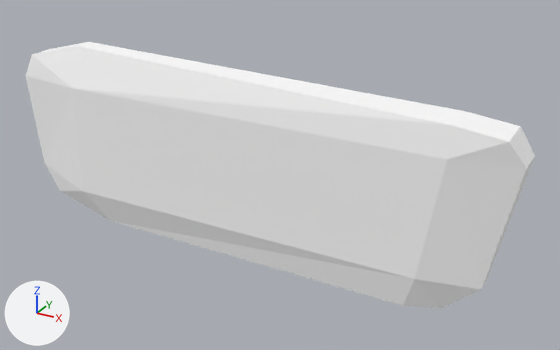
Two versions of the glTF model 042620textBubbles_ant01.gltf, one commit apart.
Rendered twice from a 50 mm camera at (3.08, -5.07, 2.68) aimed at (0.23, 0.11, 0.09). Lighting does not change. The marker at lower left points along +X, +Y and +Z.

In view in the first picture: 'ant01'.
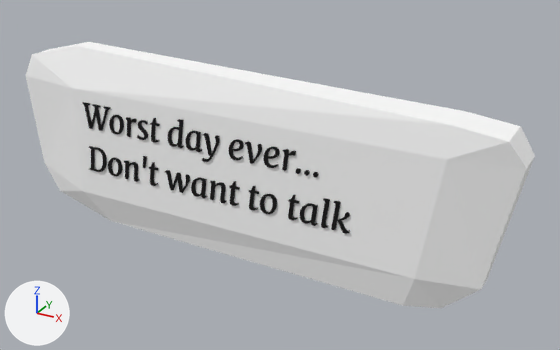
Patch to the scene script:
```diff
--- a/042620textBubbles_ant01.gltf.py
+++ b/042620textBubbles_ant01.gltf.py
@@ mat_material_002 @@
+mat_material_002 = principled_material('Material.002')
+mat_material_002.base_color = (0.0, 0.0, 0.0)  # black #000000
+mat_material_002.roughness = 1.0
@@ me_testing @@
+me_testing.from_pydata(...)  # 11540 vertices, 22996 faces; spans x 0.0..2.59, y -0.41..0.25, z -0.01..0.01
+me_testing.materials.append(mat_material_002)  # black #000000
@@ ob_text @@
-ob_text = bpy.data.objects.new('Text', None)
+ob_text = bpy.data.objects.new('Text', me_testing)
 ob_text.location = (-1.576, -0.207, 0.295)
```

What differs and where, as boxes [x1, y1, x2, y2] in the pictures (560 x 350 px):
'Text', now drawn (black): after [82, 102, 350, 234]
